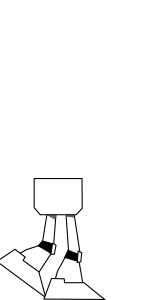
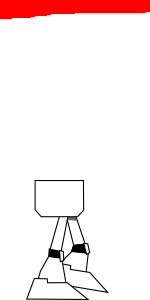
Before/after of a (150, 300) layered artwork. What changed in the layer stack:
hid group "Pose 7" (3 layers) over left=0, top=0, right=150, bottom=300
hid "Pose7b", painted on it over left=0, top=0, right=150, bottom=300
showed group "Pose 9" (3 layers) over left=0, top=0, right=150, bottom=300
showed "Pose9b", painted on it over left=0, top=0, right=150, bottom=300
